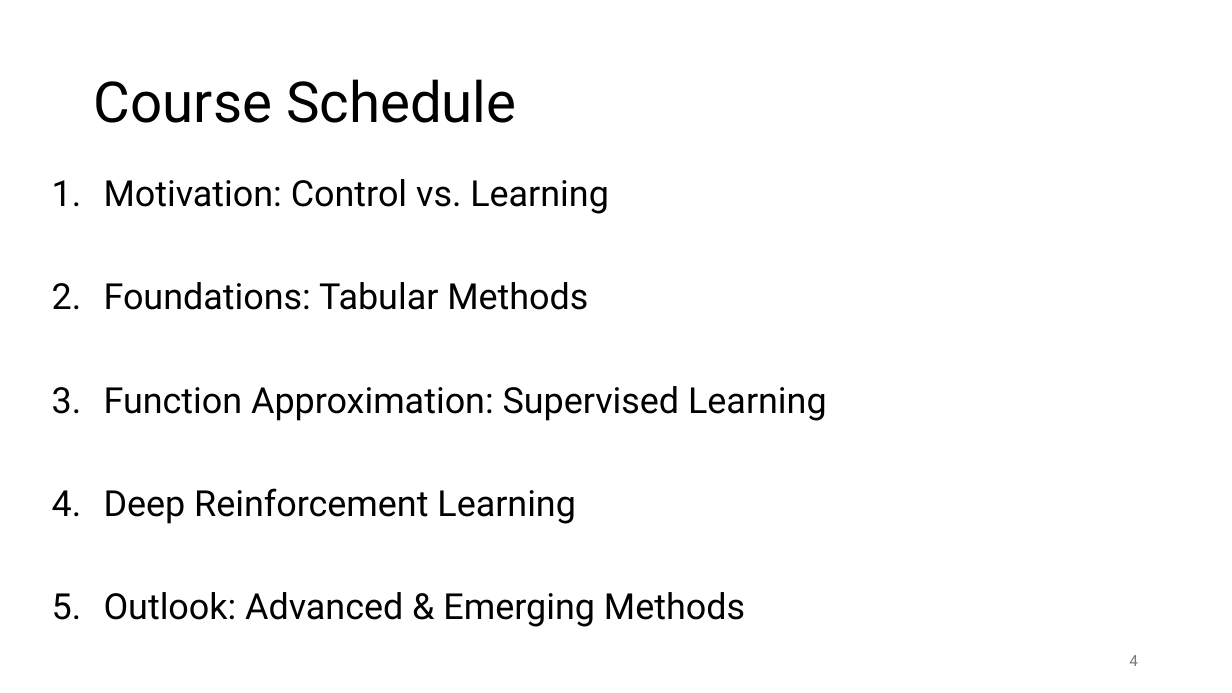
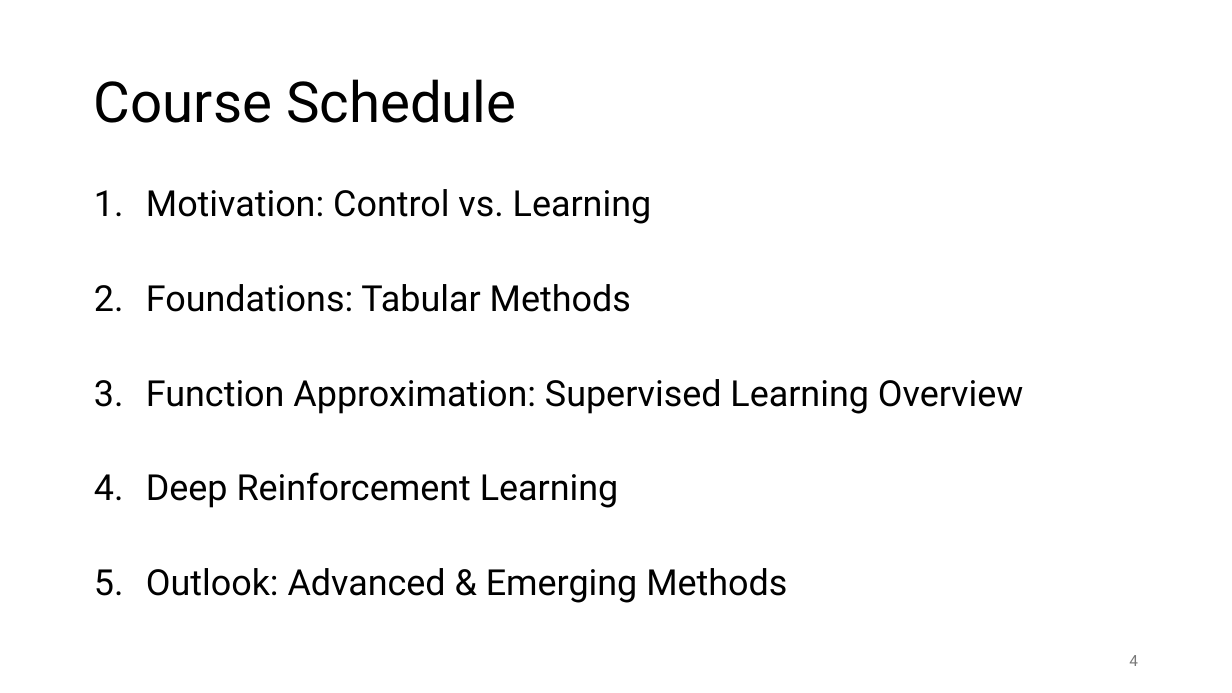
Before and after one commit to FelixWick/reinforcement_learning, a slide deck: slide 4 of slides/0_introduction.pptx. Drawn at 1232x693 pixels with LibreOffice and Linux fonts; fonts in the diff are those of the drawing. Boxes give left, top, right and bottom in pixels: in the first picture for what was removed or moved away, otherwise in the second. Text is boxed around its words. In the diff, an @@ line names an element or a change of style, - is before the commit and + after.

```diff
--- a/slides/0_introduction.pptx
+++ b/slides/0_introduction.pptx
@@ text "Motivation: Control vs. Learning": place and size @@
-text "Motivation: Control vs. Learning" at box(104, 179, 827, 627)
+text "Motivation: Control vs. Learning" at box(146, 189, 1023, 603)
@@ text at box(146, 189, 787, 603): line spacing 0.9 to 0.8 @@
@@ text at box(146, 379, 1023, 414): text changed @@
-3. Function Approximation: Supervised Learning
+3. Function Approximation: Supervised Learning Overview
```
Also in this commit, not shown: 9 other files.
